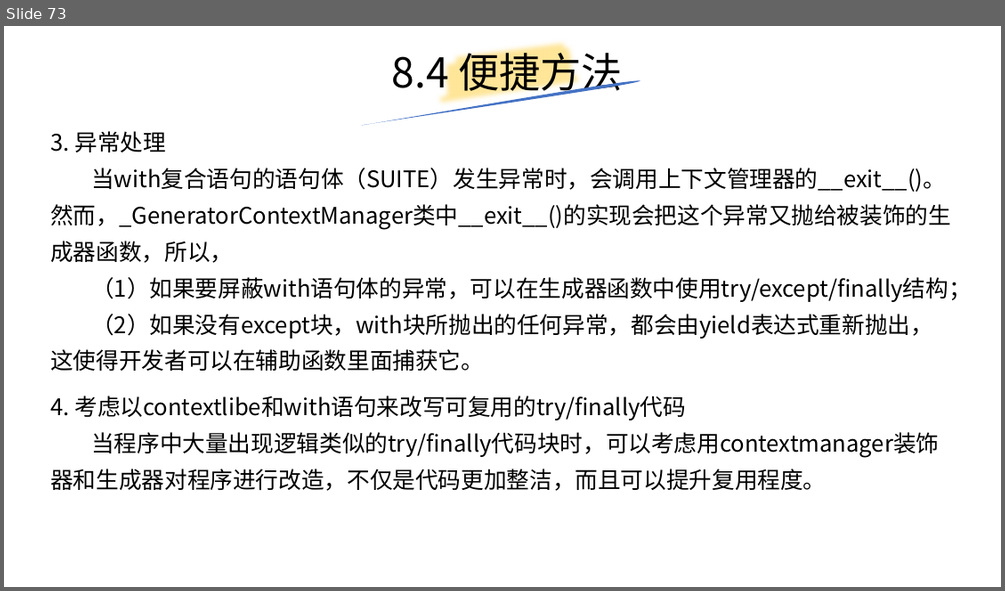
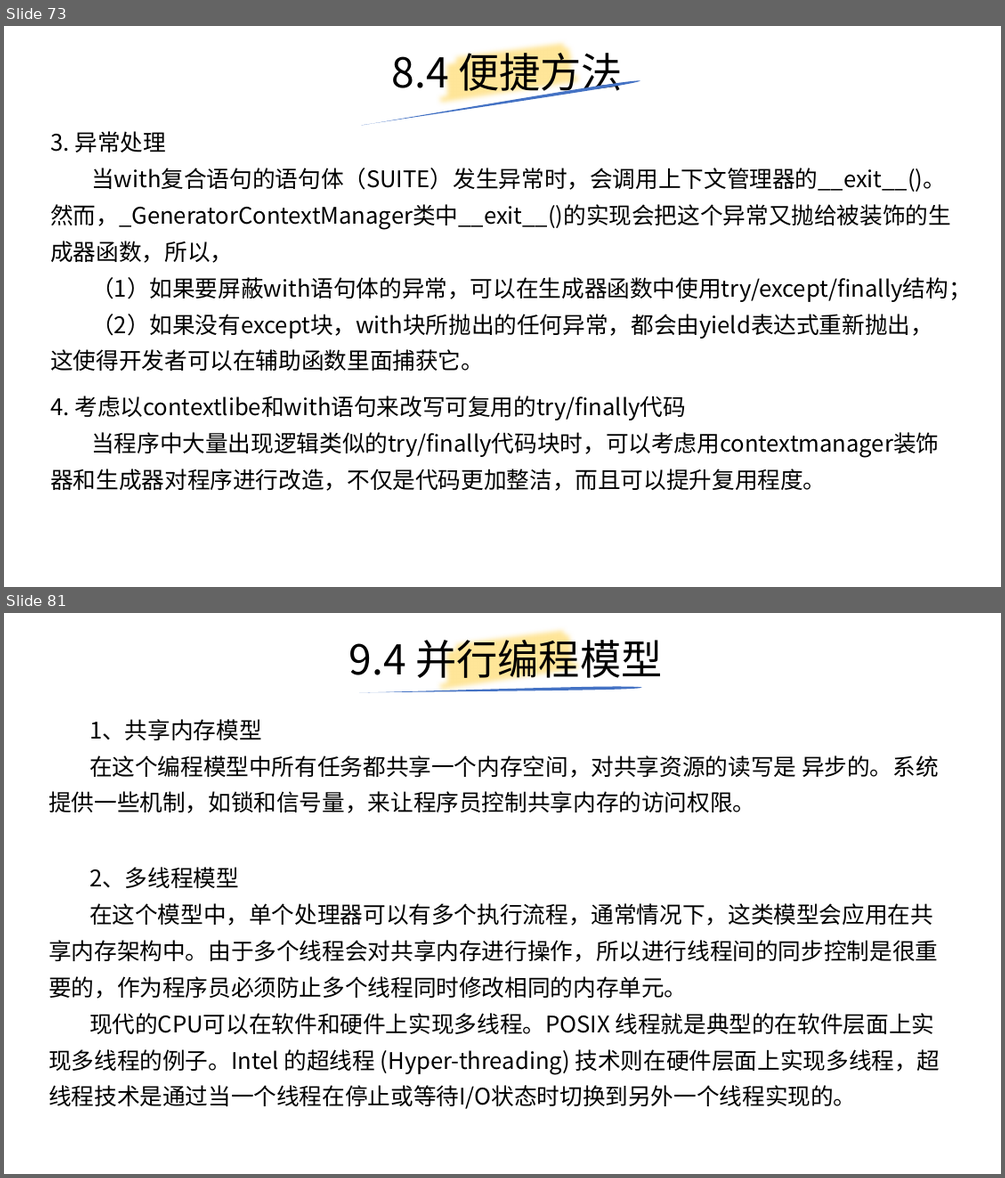
Before and after one commit to yiwenliu/CorePython, a slide deck: PPT/CorePython.pptx. Shown one above the other, each under a label of ours: slide 73 before the commit, slides 73 and 81 after it; the slides between them are not shown. The pictures are 1005x591 and 1005x1178 pixels, drawn with LibreOffice and Linux fonts; fonts in the diff are those of the drawing. Boxes give left, top, right and bottom in pixels: in the first picture for what was removed or moved away, otherwise in the second. Text is boxed around its words. In the diff, an @@ line names an element or a change of style, - is before the commit and + after.

```diff
--- a/PPT/CorePython.pptx
+++ b/PPT/CorePython.pptx
@@ slide 81 added at bbox=[4, 613, 1001, 1174], background #FFFFFF @@
@@ title added at bbox=[349, 633, 662, 685], 39.6 pt, text #000000 @@
+9.4 并行编程模型
@@ freeform shape added at bbox=[435, 613, 588, 712], outline #FFE699 16 pt @@
@@ freeform shape added at bbox=[359, 686, 642, 692], fill #4472C4 @@
@@ text added at bbox=[48, 719, 938, 813], 22 pt, text #000000 @@
+1、共享内存模型
+在这个编程模型中所有任务都共享一个内存空间，对共享资源的读写是 异步的。系统提供一些机制，如锁和信号量，来让程序员控制共享内存的访问权限。
@@ text added at bbox=[48, 867, 940, 1109], 22 pt, text #000000 @@
+2、多线程模型
+在这个模型中，单个处理器可以有多个执行流程，通常情况下，这类模型会应用在共享内存架构中。由于多个线程会对共享内存进行操作，所以进行线程间的同步控制是很重要的，作为程序员必须防止多个线程同时修改相同的内存单元。
+现代的CPU可以在软件和硬件上实现多线程。POSIX 线程就是典型的在软件层面上实现多线程的例子。Intel 的超线程 (Hyper-threading) 技术则在硬件层面上实现多线程，超线程技术是通过当一个线程在停止或等待I/O状态时切换到另外一个线程实现的。
```
Also in this commit, not shown: 4 slides changed, 10 other slides added, 1 other file.
